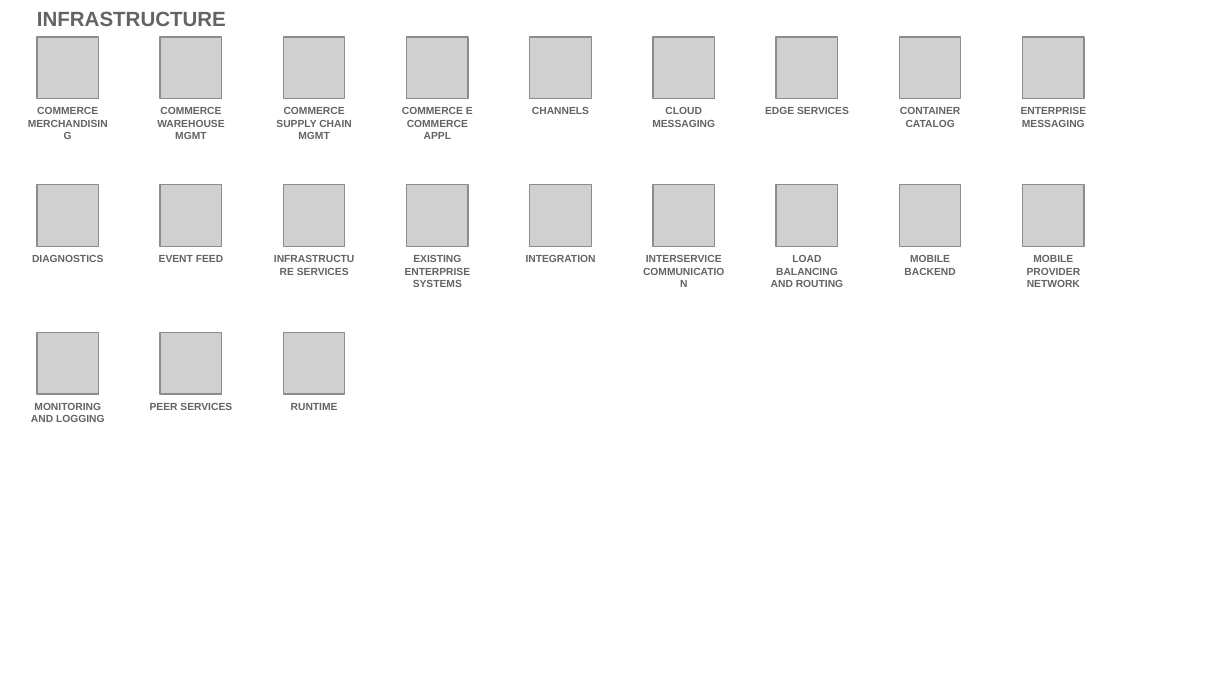
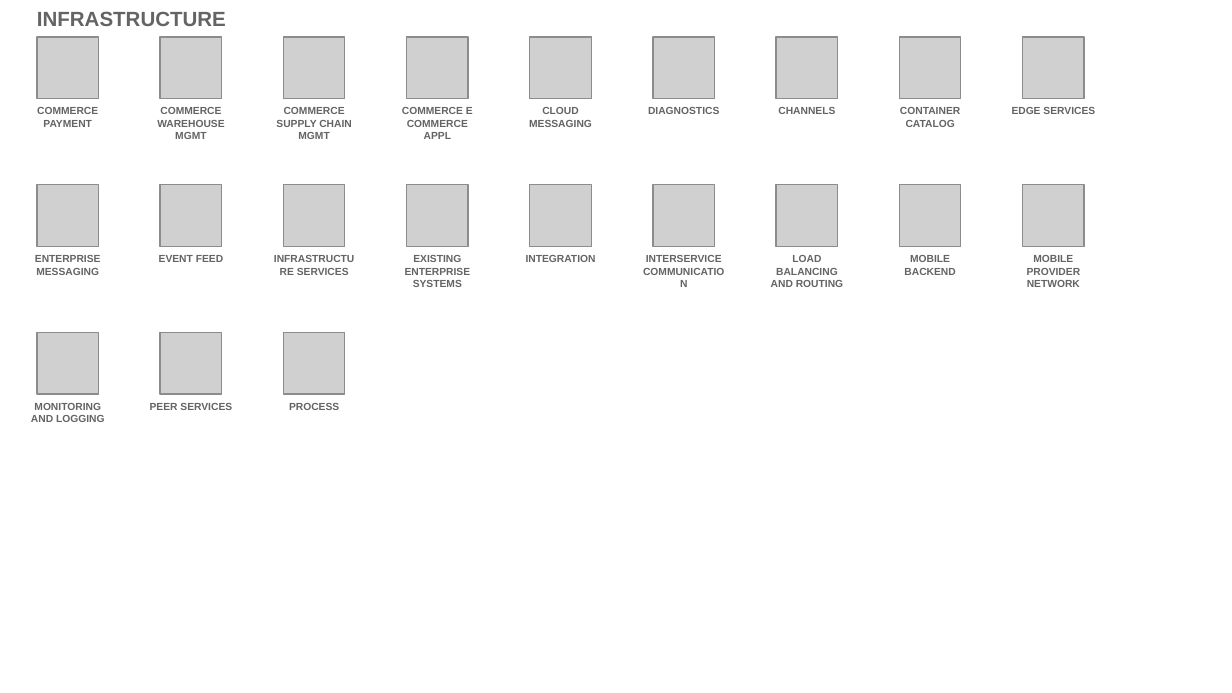
Before and after one commit to l2fprod/myarchitecture, a slide deck: slide 18 of mycatalog-architecture-diagram-template.pptx. Drawn at 1232x693 pixels with LibreOffice and Linux fonts; fonts in the diff are those of the drawing; grey boxes stand for pictures. Boxes give left, top, right and bottom in pixels: in the first picture for what was removed or moved away, otherwise in the second. Text is boxed around its words. In the diff, an @@ line names an element or a change of style, - is before the commit and + after.

```diff
--- a/mycatalog-architecture-diagram-template.pptx
+++ b/mycatalog-architecture-diagram-template.pptx
@@ text at bbox=[37, 107, 98, 127]: text changed @@
-COMMERCE MERCHANDISING
+COMMERCE PAYMENT
@@ text "CLOUD MESSAGING": place and size @@
-text "CLOUD MESSAGING" at bbox=[652, 107, 715, 127]
+text "CLOUD MESSAGING" at bbox=[529, 107, 592, 127]
@@ text removed at bbox=[532, 107, 589, 114] @@
-CHANNELS
@@ text added at bbox=[648, 107, 719, 114], 6 pt, text #646365, bold @@
+DIAGNOSTICS
@@ text at bbox=[778, 107, 835, 114]: text changed @@
-EDGE SERVICES
+CHANNELS
@@ text at bbox=[1012, 107, 1095, 114]: text changed @@
-ENTERPRISE MESSAGING
+EDGE SERVICES
@@ text at bbox=[35, 255, 101, 275]: text changed @@
-DIAGNOSTICS
+ENTERPRISE MESSAGING
@@ text at bbox=[289, 403, 339, 410]: text changed @@
-RUNTIME
+PROCESS
```
Also in this commit, not shown: 13 other slides changed.
